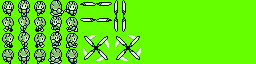
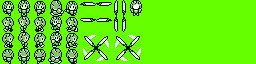
Layer changes from the first 256×64 image to the second:
added layer "Pasted Layer" above "Background" over [130, 0, 142, 16]
